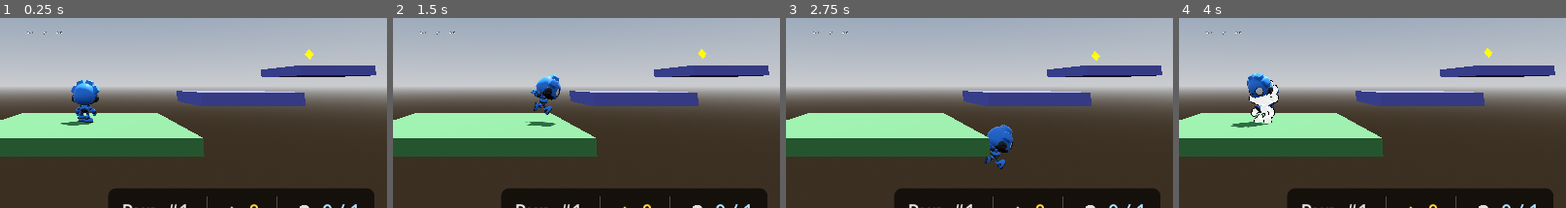
Above: before the commit, frames 1-4 (left to right).
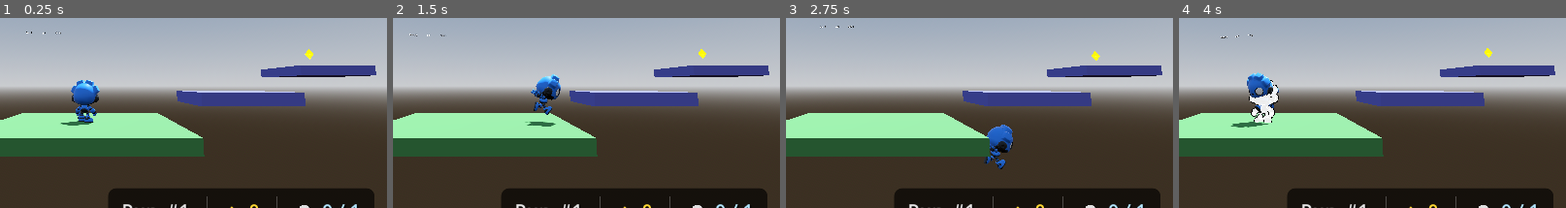
Above: after the commit, the same moments.

Repository: ZacharyEllison/rewind
Game: Godot game, scene res://scenes/main.tscn
The game is run twice, just before and just after one commit, with the same random seed, the same clock (stepped at 60 frames per second) and the same inputs.
Inputs (mouse positions are % of the whole screen's width and height, from its top left):
- Up to frame 1 (0.25 s): no input
- Up to frame 2 (1.5 s): tap Enter (ui_accept) at 0.5, 0.77, 1.07 s; move the mouse to (72, 37) at 0.52 s; hold Right (ui_right) 0.53-1.25 s; tap 1 at 0.6 s; click (72, 37) at 0.67 s; drag from (30, 48) to (45, 66) at 1.27 s
- Up to frame 3 (2.75 s): move the mouse to (60, 18) at 2.02 s; hold Right (ui_right) from 2.03 s (still down); tap 3 at 2.1 s
- Up to frame 4 (4 s): release Right (ui_right) at 2.75 s; drag from (45, 66) to (20, 26) at 2.77 s; tap Enter (ui_accept) at 3.5, 3.77 s; move the mouse to (80, 60) at 3.52 s; hold Left (ui_left) from 3.53 s (still down); tap 5 at 3.6 s
The pictures show only the part of the screen within x 36-86%, y 39-89%; the shares and areas given below are measured in that part.

The runs differ from the first frame. In frame 1, less than 0.1% of the frame differs, in the area x 6-17%, y 7-9%; in frame 2, less than 0.1%; in frame 3, less than 0.1%; in frame 4, less than 0.1%, in the area x 7-20%, y 7-11%.
Error after the commit: Trying to assign value of type 'XRPositionalTracker' to a variable of type 'XRControllerTracker'. (res://addons/godot-xr-tools/xr_tools.gd:333)

Commit message:
Add new UID files for HUD, XRHUD, GoalZone, Hourglass, SandCrystal, and XRGrabLocomotion; update main scene to include XRSimulator and adjust XRGrabLocomotion settings

Diff:
--- a/assets/scripts/_systems/GhostRobot.gd
+++ b/assets/scripts/_systems/GhostRobot.gd
@@ -73,7 +73,7 @@
 	var horizontal_movement := Vector3(movement.x, 0.0, movement.z)
 	if horizontal_movement.length_squared() > 0.0001:
 		var target_basis := Basis.looking_at(horizontal_movement.normalized(), Vector3.UP)
-		global_basis = global_basis.slerp(target_basis, 0.25)
+		global_basis = global_basis.slerp(target_basis, -0.25)
 
 	global_position = new_position
 	_last_position = new_position
--- a/override.cfg
+++ b/override.cfg
@@ -1,3 +1,3 @@
 [xr]
 
-openxr/enabled=false
+openxr/enabled=true
--- a/scenes/main.tscn
+++ b/scenes/main.tscn
@@ -12,6 +12,7 @@
 [ext_resource type="Script" uid="uid://r7or82cxlo7x" path="res://assets/scripts/XRHUD.gd" id="10_xrhud"]
 [ext_resource type="Script" uid="uid://brinlmn4xd5b8" path="res://assets/scripts/_systems/XRGrabLocomotion.gd" id="11_grablocomot"]
 [ext_resource type="PackedScene" uid="uid://b4ysuy43poobf" path="res://addons/godot-xr-tools/functions/function_pickup.tscn" id="12_pickup"]
+[ext_resource type="PackedScene" uid="uid://ctltchlf2j2r4" path="res://addons/xr-simulator/XRSimulator.tscn" id="13_trceg"]
 
 [sub_resource type="ProceduralSkyMaterial" id="ProceduralSkyMaterial_0wfyh"]
 sky_horizon_color = Color(0.66224277, 0.6717428, 0.6867428, 1)
@@ -55,6 +56,7 @@
 acceleration = 10.0
 deceleration = 10.0
 jump_velocity = 5.0
+input_deadzone = 0.0
 
 [node name="CollisionShape3D" type="CollisionShape3D" parent="RobotCharacter" unique_id=300000002]
 transform = Transform3D(1, 0, 0, 0, 1, 0, 0, 0, 1, 0, 0.45, 0)
@@ -83,10 +85,11 @@
 transform = Transform3D(1, 0, 0, 0, 1, 0, 0, 0, 1, 0, -0.45000005, -0.5999999)
 script = ExtResource("10_xrhud")
 
-[node name="XRGrabLocomotion" type="Node" parent="XROrigin3D" unique_id=800000001]
+[node name="XRGrabLocomotion" type="Node" parent="XROrigin3D" unique_id=800000001 node_paths=PackedStringArray("xr_origin")]
 script = ExtResource("11_grablocomot")
 left_controller = NodePath("../LeftHandController")
 right_controller = NodePath("../RightHandController")
+xr_origin = NodePath("..")
 
 [node name="RightHandController" type="XRController3D" parent="XROrigin3D" unique_id=559462315]
 tracker = &"right_hand"
@@ -102,9 +105,7 @@
 
 [node name="OpenXRRenderModelManager" type="OpenXRRenderModelManager" parent="XROrigin3D" unique_id=1213281292]
 
-[node name="left" type="OpenXRRenderModel" parent="XROrigin3D/OpenXRRenderModelManager" unique_id=600000011]
-
-[node name="right" type="OpenXRRenderModel" parent="XROrigin3D/OpenXRRenderModelManager" unique_id=600000010]
-
 [node name="HUD" type="CanvasLayer" parent="." unique_id=700000001]
 script = ExtResource("9_hud001")
+
+[node name="XRSimulator" parent="." unique_id=1936046458 instance=ExtResource("13_trceg")]
Not shown, added: assets/scripts/HUD.gd.uid
Not shown, added: assets/scripts/XRHUD.gd.uid
Not shown, added: assets/scripts/_systems/GoalZone.gd.uid
Not shown, added: assets/scripts/_systems/Hourglass.gd.uid
Not shown, added: assets/scripts/_systems/SandCrystal.gd.uid
Not shown, added: assets/scripts/_systems/XRGrabLocomotion.gd.uid
